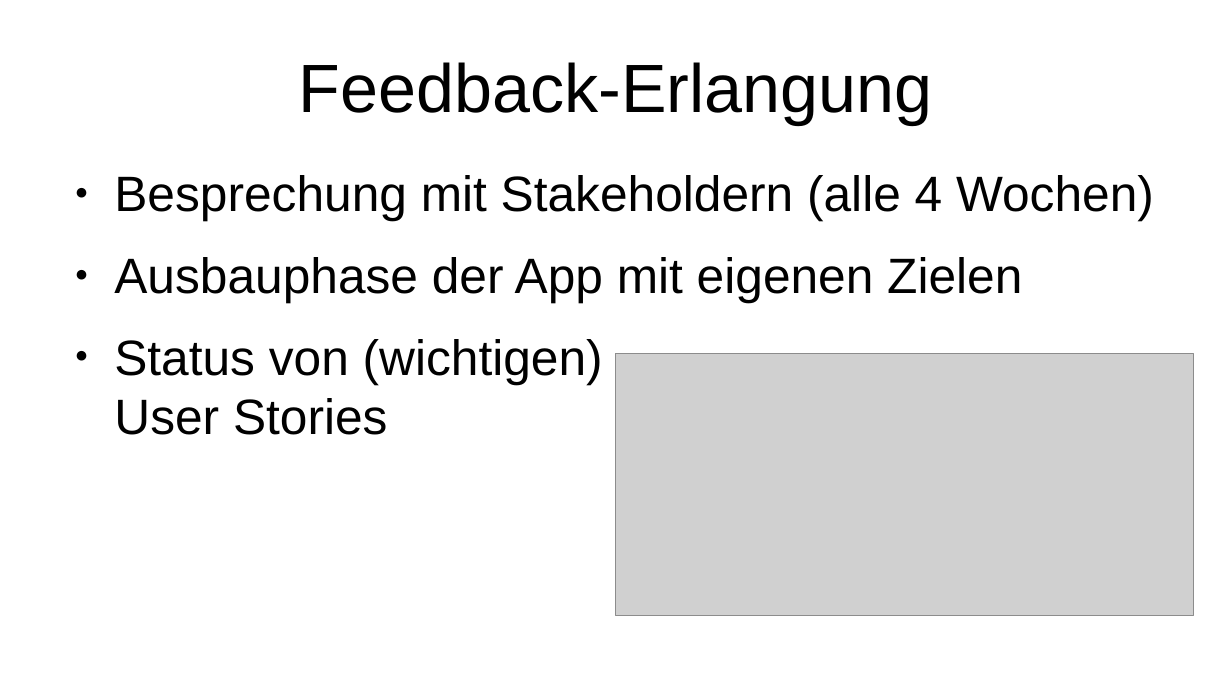
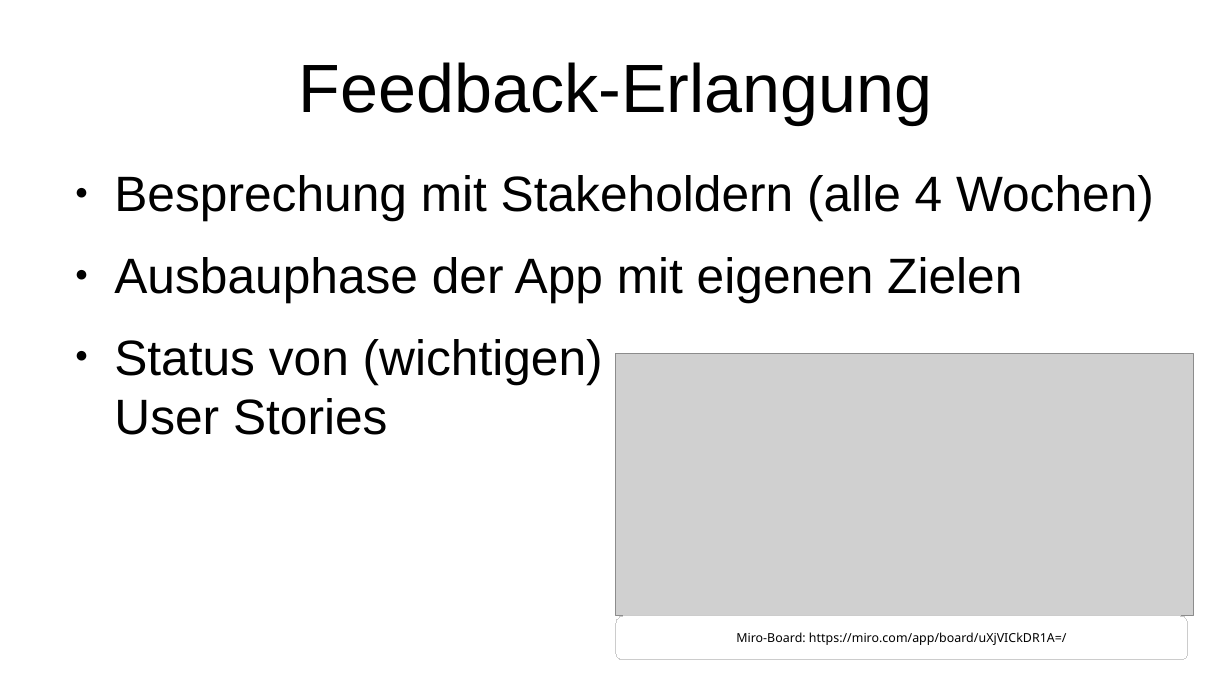
Before and after one commit to Gorg-tech/StudIQ, a slide deck: slide 3 of docs/Praesentation/Fachaustausch_Projektmanagement.pptx. Drawn at 1232x693 pixels with LibreOffice and Linux fonts; fonts in the diff are those of the drawing; grey boxes stand for pictures. Boxes give left, top, right and bottom in pixels: in the first picture for what was removed or moved away, otherwise in the second. Text is boxed around its words. In the diff, an @@ line names an element or a change of style, - is before the commit and + after.

```diff
--- a/docs/Praesentation/Fachaustausch_Projektmanagement.pptx
+++ b/docs/Praesentation/Fachaustausch_Projektmanagement.pptx
@@ rounded rectangle added at [616, 616, 1188, 660], outline #CCCCCC 0 pt, 8 pt, text #000000 @@
+Miro-Board: https://miro.com/app/board/uXjVICkDR1A=/
```
Also in this commit, not shown: 2 other slides changed.
